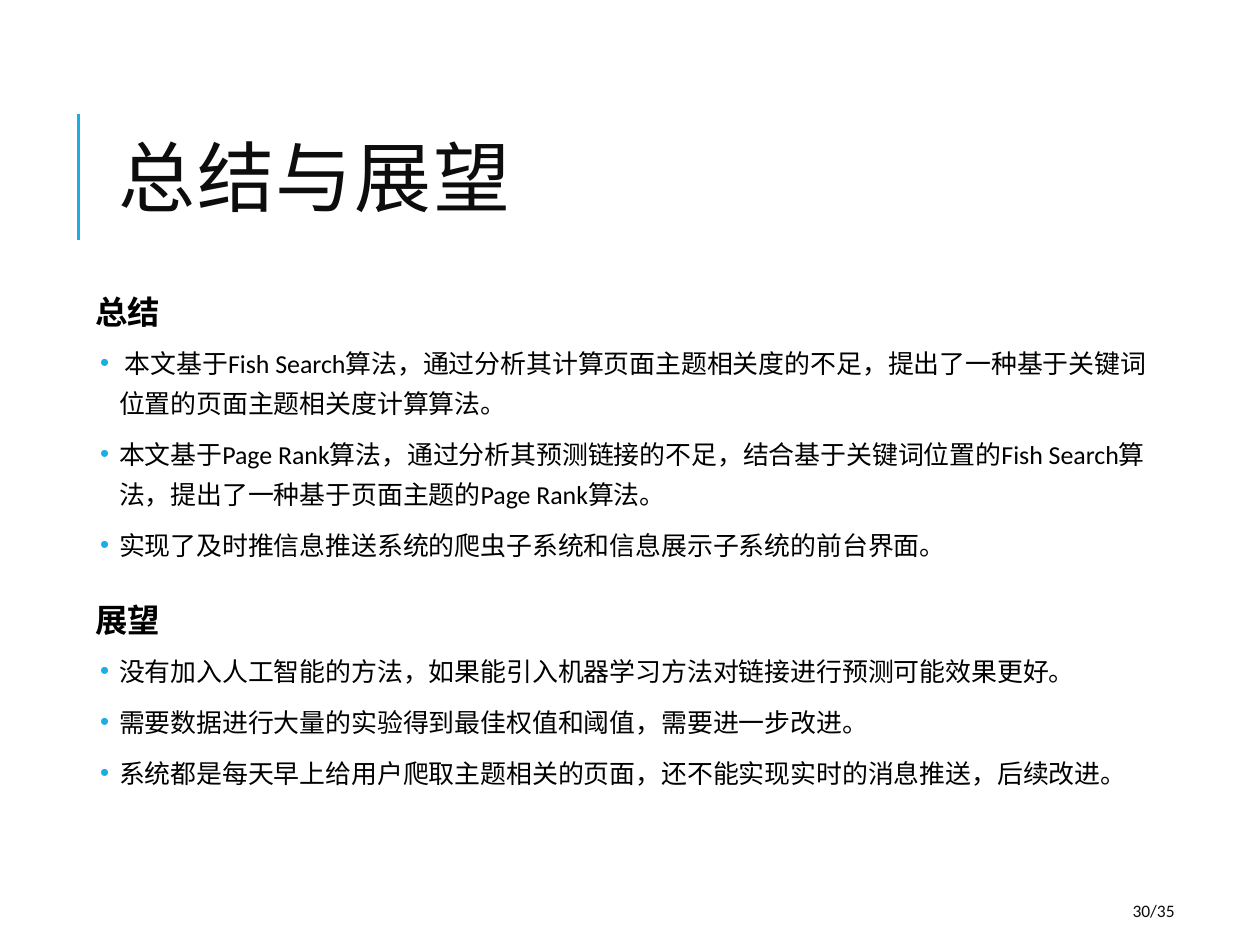
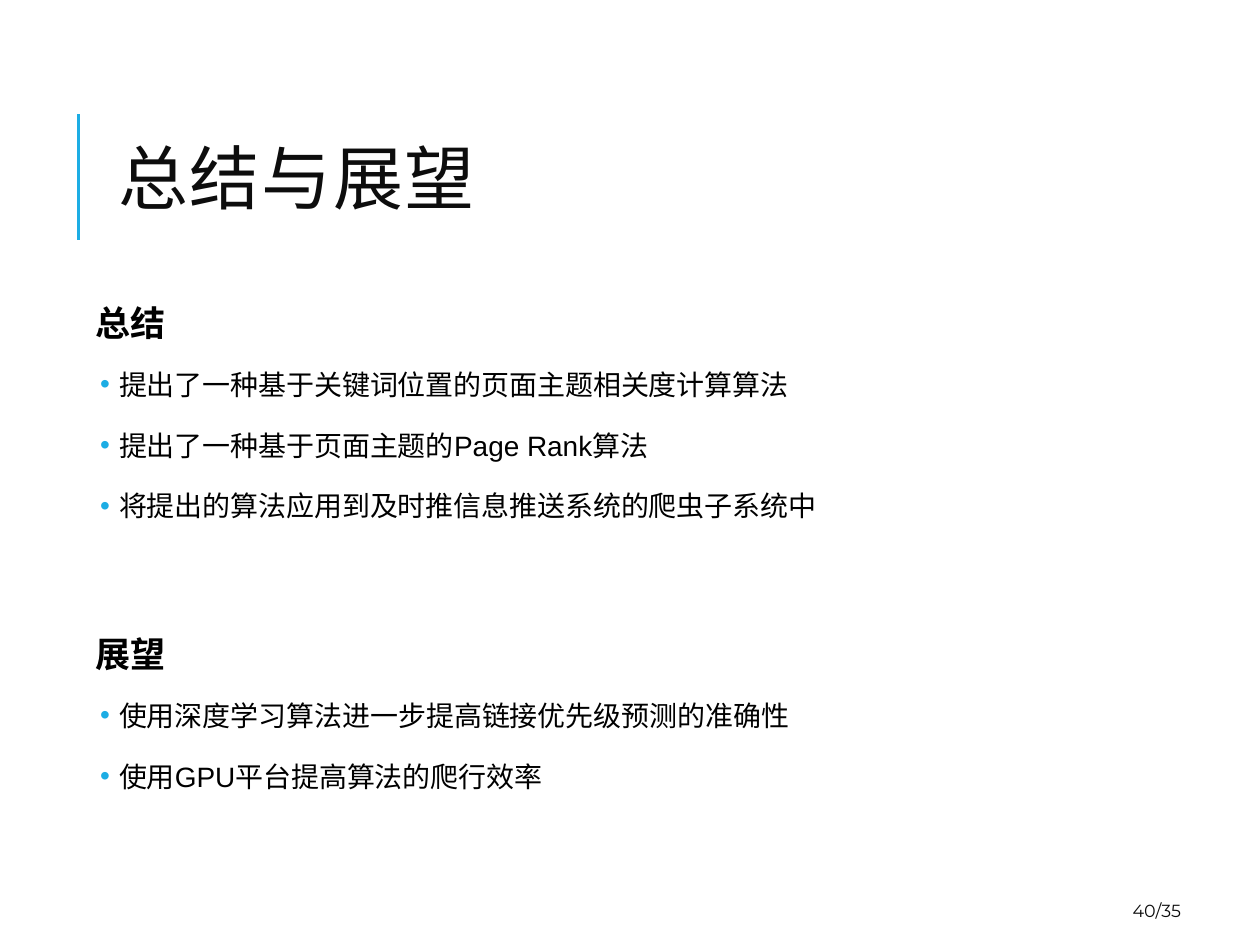
Before and after one commit to winniehajing/paper, a slide deck: slide 40 of 2012223040119-Defense-20150515-goahead.pptx (slide 30 before the commit). Drawn at 1260x945 pixels with LibreOffice and Linux fonts; fonts in the diff are those of the drawing. Boxes give left, top, right and bottom in pixels: in the first picture for what was removed or moved away, otherwise in the second. Text is boxed around its words. In the diff, an @@ line names an element or a change of style, - is before the commit and + after.

```diff
--- a/2012223040119-Defense-20150515-goahead.pptx
+++ b/2012223040119-Defense-20150515-goahead.pptx
@@ title "总结与展望" at [118, 145, 474, 210]: size 44 to 40 pt, font Calibri to Montserrat @@
@@ text at [95, 306, 165, 670]: size 18.5 to 20 pt, font Calibri to Arial in "总结", "展望"; line spacing 1.3 to 1.5 @@
@@ text at [119, 371, 816, 519]: text changed; size 14.8 to 16 pt; font Calibri to Arial @@
-  • 本文基于Fish Search算法，通过分析其计算页面主题相关度的不足，提出了一种基于关键词位置的页面主题相关度计算算法。
-  • 本文基于Page Rank算法，通过分析其预测链接的不足，结合基于关键词位置的Fish Search算法，提出了一种基于页面主题的Page Rank算法。
-  • 实现了及时推信息推送系统的爬虫子系统和信息展示子系统的前台界面。
+  • 提出了一种基于关键词位置的页面主题相关度计算算法
+  • 提出了一种基于页面主题的Page Rank算法
+  • 将提出的算法应用到及时推信息推送系统的爬虫子系统中
@@ text at [119, 702, 789, 790]: text changed; size 14.8 to 16 pt; font Calibri to Arial @@
-  • 没有加入人工智能的方法，如果能引入机器学习方法对链接进行预测可能效果更好。
-  • 需要数据进行大量的实验得到最佳权值和阈值，需要进一步改进。
-  • 系统都是每天早上给用户爬取主题相关的页面，还不能实现实时的消息推送，后续改进。
+  • 使用深度学习算法进一步提高链接优先级预测的准确性
+  • 使用GPU平台提高算法的爬行效率
@@ page number at [1133, 902, 1181, 919]: text changed; font Calibri to Montserrat @@
-30/35
+40/35
```
Also in this commit, not shown: 27 other slides changed, 13 slides added, 3 slides removed, 2 other files.
